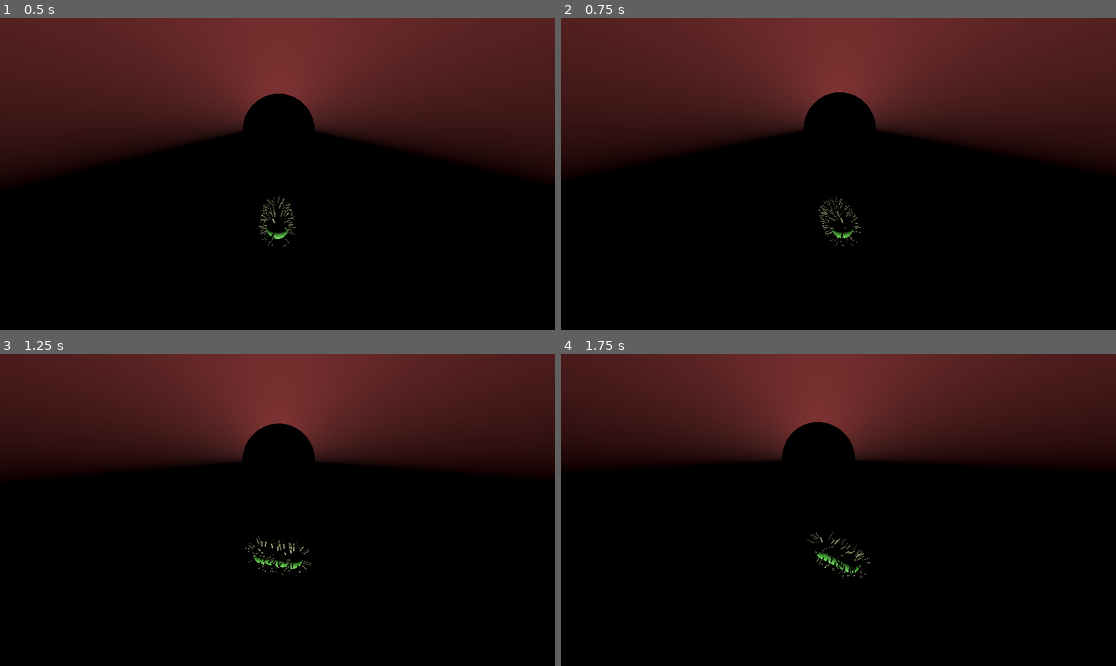
Above: before the commit, frames 1-4 (two rows, left to right).
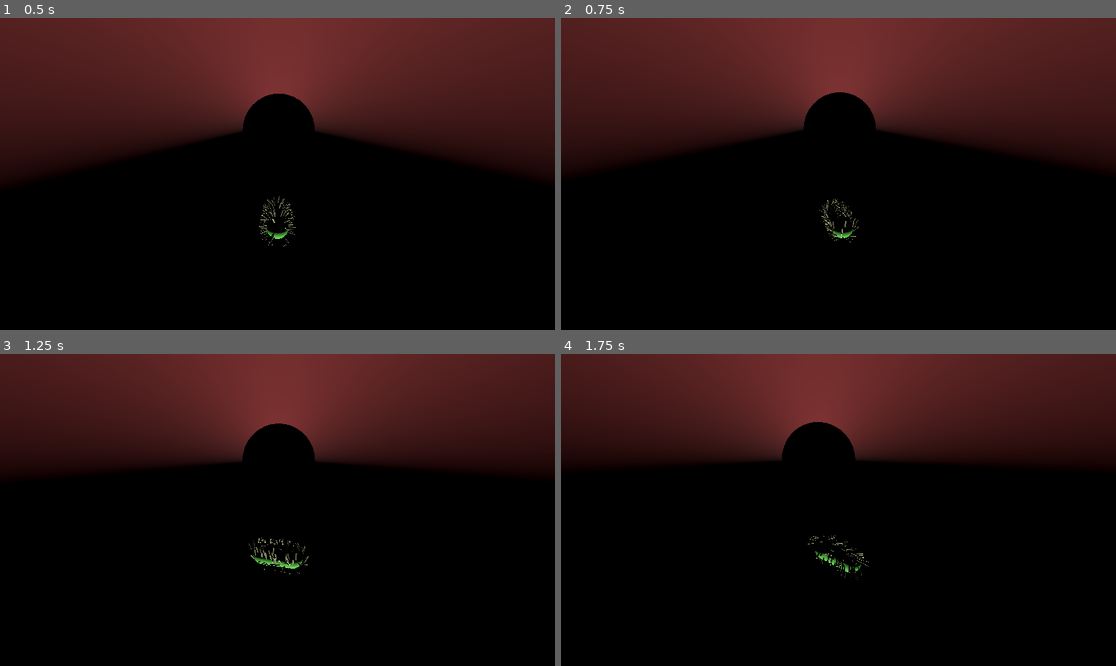
Above: after the commit, the same moments.

Repository: NR5P/bio-mission
Game: Godot game, scene res://main.tscn
Same seed, same stepped clock (60 frames per second), same inputs: the game is played once before the commit and once after it.
Inputs:
- Up to frame 1 (0.5 s): no input
- Up to frame 2 (0.75 s): hold D from 0.53 s (still down); hold Shift from 0.53 s (still down)
- Up to frame 3 (1.25 s): keep holding D; keep holding Shift; tap Space at 0.77 s
- Up to frame 4 (1.75 s): release D at 1.28 s; release Shift at 1.28 s; hold Down from 1.28 s (still down); tap J at 1.35 s; tap Space at 1.52 s

Frame 1 is identical in both runs. In frame 2, 0.2% of the frame differs, in the area x 46-55%, y 57-74%; in frame 3, 0.3%, in the area x 44-57%, y 58-72%; in frame 4, 0.2%.

Commit message:
hairs flowing

Diff:
--- a/hairs.gd
+++ b/hairs.gd
@@ -4,7 +4,6 @@
 @export var hair_length: float = 0.30
 @export var hair_thickness: float = 0.03
 
-# Capsule body shape aligned along local Y (CapsuleMesh default)
 @export var body_radius: float = 0.45
 @export var body_half_length: float = 0.75
 
@@ -12,9 +11,15 @@
 @export var sway_amount_deg: float = 15.0
 
 # Hair color controls
-@export var hair_color: Color = Color(0.85, 0.92, 0.65, 1.0) # pale yellow-green
+@export var hair_color: Color = Color(0.85, 0.92, 0.65, 1.0)
 @export var hair_roughness: float = 0.9
 @export var hair_specular: float = 0.05
+
+# --- Fluid pushback (per-hair, realistic) ---
+@export var max_flow_bend_deg: float = 85.0     # was 45: more dramatic
+@export var flow_strength: float = 1.6          # was 0.8: pushes back more
+@export var assumed_max_speed: float = 10.0     # match bacteria max_speed
+@export var flow_smooth: float = 22.0           # was 12: reacts faster
 
 var pivots: Array[Node3D] = []
 var base_basis: Array[Basis] = []
@@ -24,8 +29,16 @@
 var t: float = 0.0
 var hair_material: StandardMaterial3D
 
+var bacteria: CharacterBody3D = null
+var vel_self_smoothed: Vector3 = Vector3.ZERO
+
 func _ready() -> void:
-	# Create ONE shared material so we don't allocate 140+ materials
+	# Find the CharacterBody3D up the tree
+	var p: Node = get_parent()
+	while p != null and not (p is CharacterBody3D):
+		p = p.get_parent()
+	bacteria = p as CharacterBody3D
+
 	hair_material = StandardMaterial3D.new()
 	hair_material.albedo_color = hair_color
 	hair_material.roughness = hair_roughness
@@ -35,10 +48,58 @@
 
 func _process(delta: float) -> void:
 	t += delta * sway_speed
-	for i in pivots.size():
-		var ang: float = float(sin(t + phases[i])) * deg_to_rad(sway_amount_deg)
-		var wiggle: Basis = Basis(sway_axes_local[i], ang)
-		pivots[i].basis = base_basis[i] * wiggle
+
+	# Velocity in THIS node's local space (so math matches base_basis)
+	var vel_self: Vector3 = Vector3.ZERO
+	if bacteria != null:
+		var v_world: Vector3 = bacteria.velocity
+		if v_world.length() > 0.001:
+			var inv_self: Basis = global_transform.basis.inverse()
+			vel_self = inv_self * v_world
+
+	# Smooth flow vector to avoid jitter
+	var k: float = 1.0 - exp(-flow_smooth * delta)
+	vel_self_smoothed = vel_self_smoothed.lerp(vel_self, k)
+
+	# Make it kick in sooner at low speeds (more dramatic)
+	var speed01: float = pow(clamp(vel_self_smoothed.length() / assumed_max_speed, 0.0, 1.0), 0.5)
+
+	# Bigger bend
+	var max_bend_rad: float = deg_to_rad(max_flow_bend_deg) * flow_strength * speed01
+
+	for i in range(pivots.size()):
+		# Wiggle (in pivot-local space)
+		var wig_ang: float = float(sin(t + phases[i])) * deg_to_rad(sway_amount_deg)
+		var wiggle: Basis = Basis(sway_axes_local[i], wig_ang)
+
+		# Hair "outward" direction in THIS node's local space
+		# (because base_basis[i] points pivot +Y outward)
+		var normal_self: Vector3 = (base_basis[i] * Vector3.UP).normalized()
+
+		# Tangential flow along the surface at this hair
+		var v: Vector3 = vel_self_smoothed
+		var v_tangent: Vector3 = v - normal_self * v.dot(normal_self)
+
+		var flow_bend: Basis = Basis.IDENTITY
+		if v_tangent.length() > 0.001 and max_bend_rad > 0.0:
+			# We want hairs to stream BACK opposite the tangential flow
+			var back_tangent: Vector3 = (-v_tangent).normalized()
+
+			# Target direction: mostly outward normal, tilted toward back_tangent
+			# (this feels like "pushed back in fluid")
+			var target_self: Vector3 = (normal_self + back_tangent * max_bend_rad).normalized()
+
+			# Rotate normal_self toward target_self in THIS node's space
+			var axis_self: Vector3 = normal_self.cross(target_self)
+			var axis_len: float = axis_self.length()
+			if axis_len > 0.00001:
+				axis_self /= axis_len
+				var dotv: float = clamp(normal_self.dot(target_self), -1.0, 1.0)
+				var ang: float = acos(dotv)
+				flow_bend = Basis(axis_self, ang)
+
+		# Apply: flow bend (self space) -> base -> wiggle (pivot local)
+		pivots[i].basis = (flow_bend * base_basis[i]) * wiggle
 
 func _build_hairs() -> void:
 	for c in get_children():
@@ -49,11 +110,11 @@
 	sway_axes_local.clear()
 	phases.clear()
 
-	var rng := RandomNumberGenerator.new()
+	var rng: RandomNumberGenerator = RandomNumberGenerator.new()
 	rng.randomize()
 
-	for i in hair_count:
-		var pivot := Node3D.new()
+	for i in range(hair_count):
+		var pivot: Node3D = Node3D.new()
 		add_child(pivot)
 
 		var pos: Vector3
@@ -64,19 +125,18 @@
 		if use_cylinder:
 			var a: float = rng.randf_range(0.0, TAU)
 			var y: float = rng.randf_range(-body_half_length, body_half_length)
-
 			pos = Vector3(cos(a) * body_radius, y, sin(a) * body_radius)
 			normal = Vector3(cos(a), 0.0, sin(a)).normalized()
 		else:
 			var cap_sign: float = -1.0 if rng.randf() < 0.5 else 1.0
-			var cap_center := Vector3(0.0, cap_sign * body_half_length, 0.0)
+			var cap_center: Vector3 = Vector3(0.0, cap_sign * body_half_length, 0.0)
 
 			var u: float = rng.randf()
 			var v: float = rng.randf()
 			var theta: float = TAU * u
 			var phi: float = acos(2.0 * v - 1.0)
 
-			var d := Vector3(
+			var d: Vector3 = Vector3(
 				sin(phi) * cos(theta),
 				cos(phi),
 				sin(phi) * sin(theta)
@@ -90,36 +150,33 @@
 
 		pivot.position = pos
 
-		# Orient pivot so local +Y points outward along normal
-		var y_axis := normal
-		var x_axis := Vector3.UP.cross(y_axis)
+		# Orient pivot so local +Y points outward
+		var y_axis: Vector3 = normal
+		var x_axis: Vector3 = Vector3.UP.cross(y_axis)
 		if x_axis.length() < 0.01:
 			x_axis = Vector3.RIGHT.cross(y_axis)
 		x_axis = x_axis.normalized()
-		var z_axis := x_axis.cross(y_axis).normalized()
+		var z_axis: Vector3 = x_axis.cross(y_axis).normalized()
 
-		var b := Basis(x_axis, y_axis, z_axis)
+		var b: Basis = Basis(x_axis, y_axis, z_axis)
 		pivot.basis = b
 
 		pivots.append(pivot)
 		base_basis.append(b)
 
-		# Hair mesh (Cylinder height is along local Y)
-		var hair := MeshInstance3D.new()
-		var cyl := CylinderMesh.new()
+		# Hair mesh
+		var hair: MeshInstance3D = MeshInstance3D.new()
+		var cyl: CylinderMesh = CylinderMesh.new()
 		cyl.top_radius = hair_thickness
 		cyl.bottom_radius = hair_thickness * 0.9
 		cyl.height = hair_length
 		hair.mesh = cyl
-
-		# Apply shared material (color!)
 		hair.material_override = hair_material
 
-		# Extend outward from surface
 		hair.position = Vector3(0.0, hair_length * 0.5, 0.0)
 		pivot.add_child(hair)
 
-		# Wiggle axis perpendicular to local +Y (mix of local X/Z)
+		# Wiggle axis perpendicular to local +Y
 		var r: float = rng.randf_range(0.0, TAU)
 		sway_axes_local.append((Vector3.RIGHT * cos(r) + Vector3.FORWARD * sin(r)).normalized())
 		phases.append(rng.randf_range(0.0, TAU))
